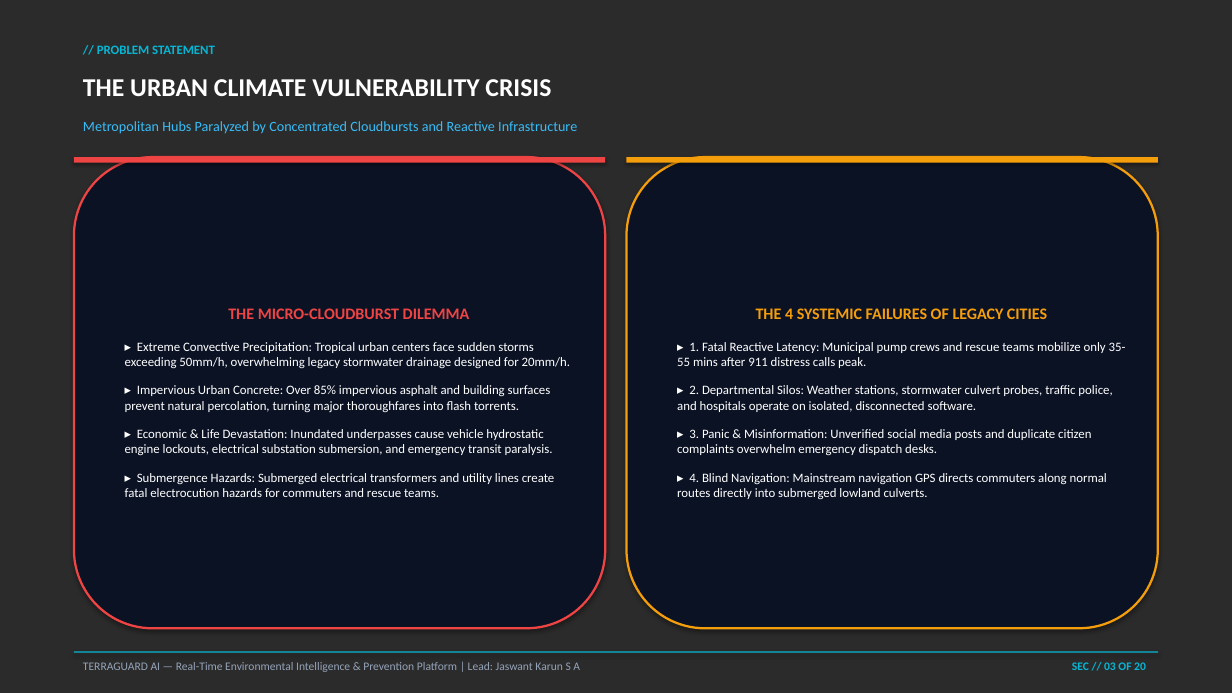
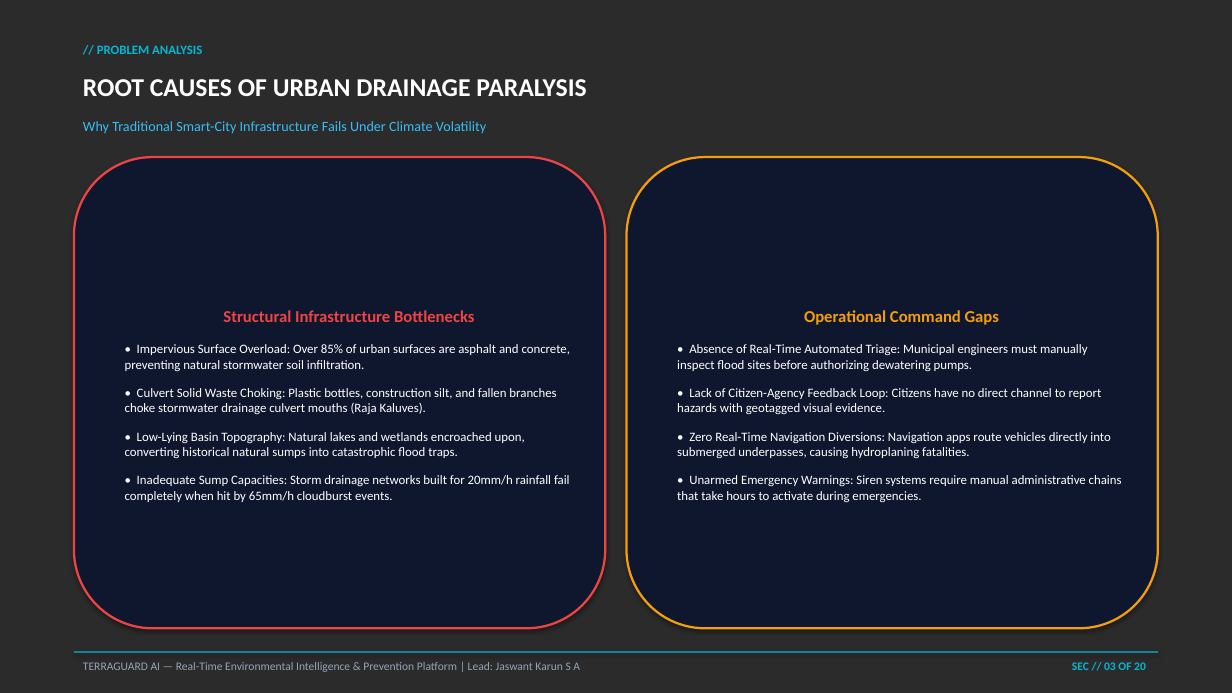
Before and after one commit to Jaswant-Karun/TerraGuard-AI, a slide deck: slide 3 of INFINEX_2K26_TerraGuard_AI_Presentation.pptx. Drawn at 1232x693 pixels with LibreOffice and Linux fonts; fonts in the diff are those of the drawing; background and template pictures are left out; a plain dark background stands for a picture behind light text. Boxes give left, top, right and bottom in pixels: in the first picture for what was removed or moved away, otherwise in the second. Text is boxed around its words. In the diff, an @@ line names an element or a change of style, - is before the commit and + after.

Commit message:
Map analysis

```diff
--- a/INFINEX_2K26_TerraGuard_AI_Presentation.pptx
+++ b/INFINEX_2K26_TerraGuard_AI_Presentation.pptx
@@ text at (97,45,202,54): text changed @@
-// PROBLEM STATEMENT
+// PROBLEM ANALYSIS
@@ text at (83,79,586,96): text changed @@
-THE URBAN CLIMATE VULNERABILITY CRISIS
+ROOT CAUSES OF URBAN DRAINAGE PARALYSIS
@@ text at (83,121,486,134): text changed @@
-Metropolitan Hubs Paralyzed by Concentrated Cloudbursts and Reactive Infrastructure
+Why Traditional Smart-City Infrastructure Fails Under Climate Volatility
@@ rounded rectangle "Structural Infrastructure Bottlenecks" at (74,157,605,628): fill #0B1224 to #0E172E @@
@@ rectangle removed at (74,157,605,163) @@
@@ rounded rectangle "Operational Command Gaps" at (627,157,1158,628): fill #0B1224 to #0E172E @@
@@ rectangle removed at (627,157,1158,163) @@
@@ text in rounded rectangle at (125,310,570,502): text changed @@
-THE MICRO-CLOUDBURST DILEMMA
-▸ Extreme Convective Precipitation: Tropical urban centers face sudden storms exceeding 50mm/h, overwhelming legacy stormwater drainage designed for 20mm/h.
-▸ Impervious Urban Concrete: Over 85% impervious asphalt and building surfaces prevent natural percolation, turning major thoroughfares into flash torrents.
-▸ Economic & Life Devastation: Inundated underpasses cause vehicle hydrostatic engine lockouts, electrical substation submersion, and emergency transit paralysis.
-▸ Submergence Hazards: Submerged electrical transformers and utility lines create fatal electrocution hazards for commuters and rescue teams.
+Structural Infrastructure Bottlenecks
+• Impervious Surface Overload: Over 85% of urban surfaces are asphalt and concrete, preventing natural stormwater soil infiltration.
+• Culvert Solid Waste Choking: Plastic bottles, construction silt, and fallen branches choke stormwater drainage culvert mouths (Raja Kaluves).
+• Low-Lying Basin Topography: Natural lakes and wetlands encroached upon, converting historical natural sumps into catastrophic flood traps.
+• Inadequate Sump Capacities: Storm drainage networks built for 20mm/h rainfall fail completely when hit by 65mm/h cloudburst events.
@@ text in rounded rectangle at (677,310,1122,503): text changed @@
-THE 4 SYSTEMIC FAILURES OF LEGACY CITIES
-▸ 1. Fatal Reactive Latency: Municipal pump crews and rescue teams mobilize only 35-55 mins after 911 distress calls peak.
-▸ 2. Departmental Silos: Weather stations, stormwater culvert probes, traffic police, and hospitals operate on isolated, disconnected software.
-▸ 3. Panic & Misinformation: Unverified social media posts and duplicate citizen complaints overwhelm emergency dispatch desks.
-▸ 4. Blind Navigation: Mainstream navigation GPS directs commuters along normal routes directly into submerged lowland culverts.
+Operational Command Gaps
+• Absence of Real-Time Automated Triage: Municipal engineers must manually inspect flood sites before authorizing dewatering pumps.
+• Lack of Citizen-Agency Feedback Loop: Citizens have no direct channel to report hazards with geotagged visual evidence.
+• Zero Real-Time Navigation Diversions: Navigation apps route vehicles directly into submerged underpasses, causing hydroplaning fatalities.
+• Unarmed Emergency Warnings: Siren systems require manual administrative chains that take hours to activate during emergencies.
```
Also in this commit, not shown: 10 other slides changed, 9 slides added, 9 slides removed, 2 other files.
